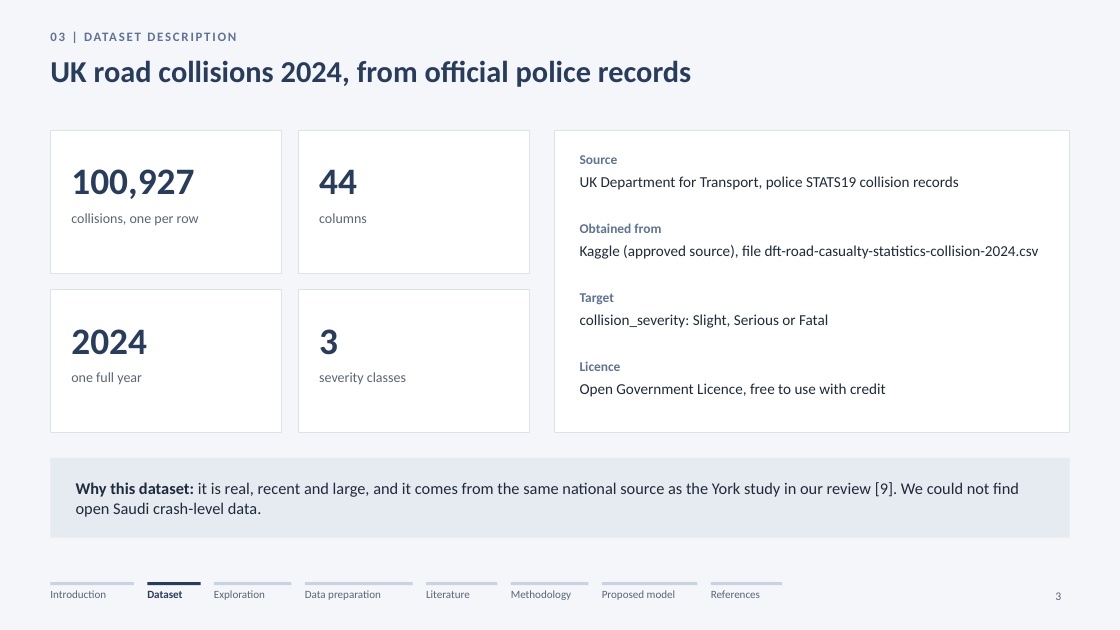
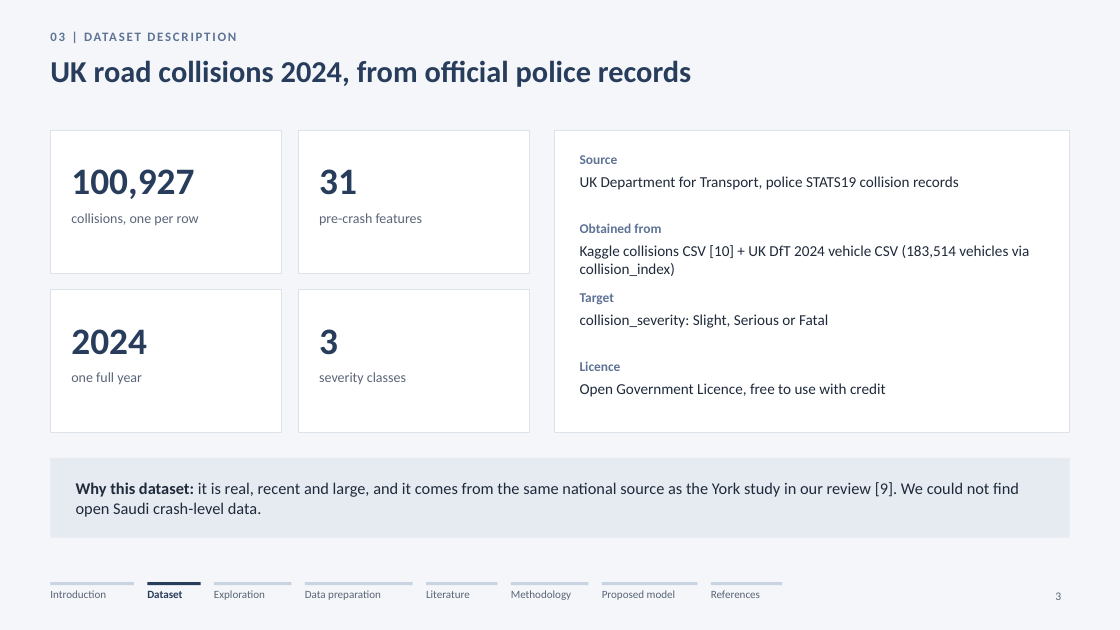
Before and after one commit to Ahmad-AlModhayan/arti205-road-accident-severity, a slide deck: slide 3 of Presentation/ARTI 205 - Group 3 - Project Presentation IAU.pptx. Drawn at 1120x630 pixels with LibreOffice and Linux fonts; fonts in the diff are those of the drawing; background and template pictures are left out. Boxes give left, top, right and bottom in pixels: in the first picture for what was removed or moved away, otherwise in the second. Text is boxed around its words. In the diff, an @@ line names an element or a change of style, - is before the commit and + after.

Commit message:
Rebuild with DfT 2024 vehicles, engineered features, course models, predict CLI, and presentation scripts

```diff
--- a/Presentation/ARTI 205 - Group 3 - Project Presentation IAU.pptx
+++ b/Presentation/ARTI 205 - Group 3 - Project Presentation IAU.pptx
@@ text at (319,169,357,195): text changed @@
-44
+31
@@ text at (319,213,423,226): text changed @@
-columns
+pre-crash features
@@ text at (580,245,1030,276): text changed @@
-Kaggle (approved source), file dft-road-casualty-statistics-collision-2024.csv
+Kaggle collisions CSV [10] + UK DfT 2024 vehicle CSV (183,514 vehicles via collision_index)
```
Also in this commit, not shown: 8 other slides changed, 42 other files.
